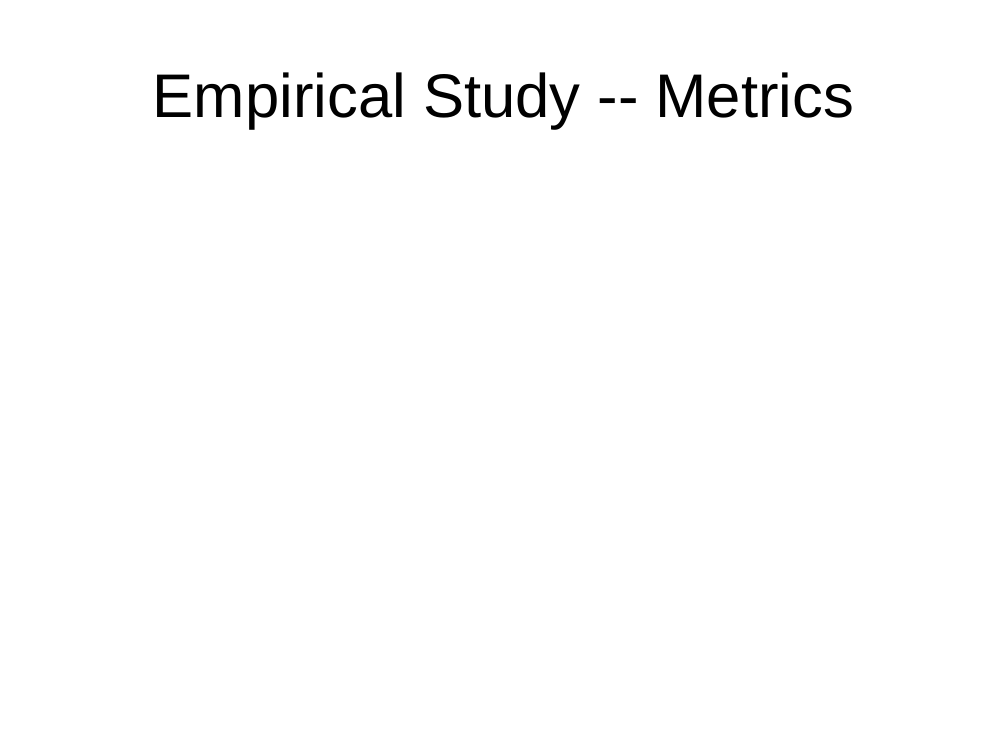
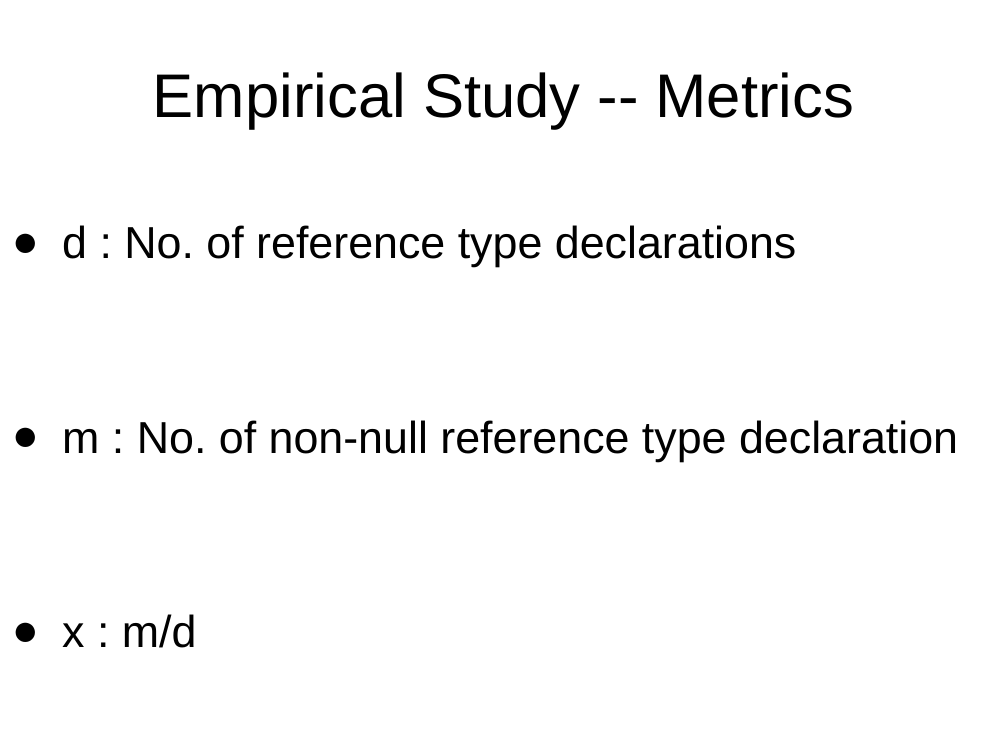
Before and after one commit to xiaohe27/Papers4Courses, a slide deck: slide 9 of CS527/Presentation/Non-Null-By-Default.ppt (slide 10 before the commit). Drawn at 1008x756 pixels with LibreOffice and Linux fonts; fonts in the diff are those of the drawing. Boxes give left, top, right and bottom in pixels: in the first picture for what was removed or moved away, otherwise in the second. Text is boxed around its words. In the diff, an @@ line names an element or a change of style, - is before the commit and + after.

```diff
--- a/CS527/Presentation/Non-Null-By-Default.ppt
+++ b/CS527/Presentation/Non-Null-By-Default.ppt
@@ text added at <box>62,225,958,648</box>, 32 pt, text #000000 @@
+● d : No. of reference type declarations
+● m : No. of non-null reference type declaration
+● x : m/d
```
Also in this commit, not shown: 5 other slides changed, 4 slides added, 2 slides removed, 2 other files.
